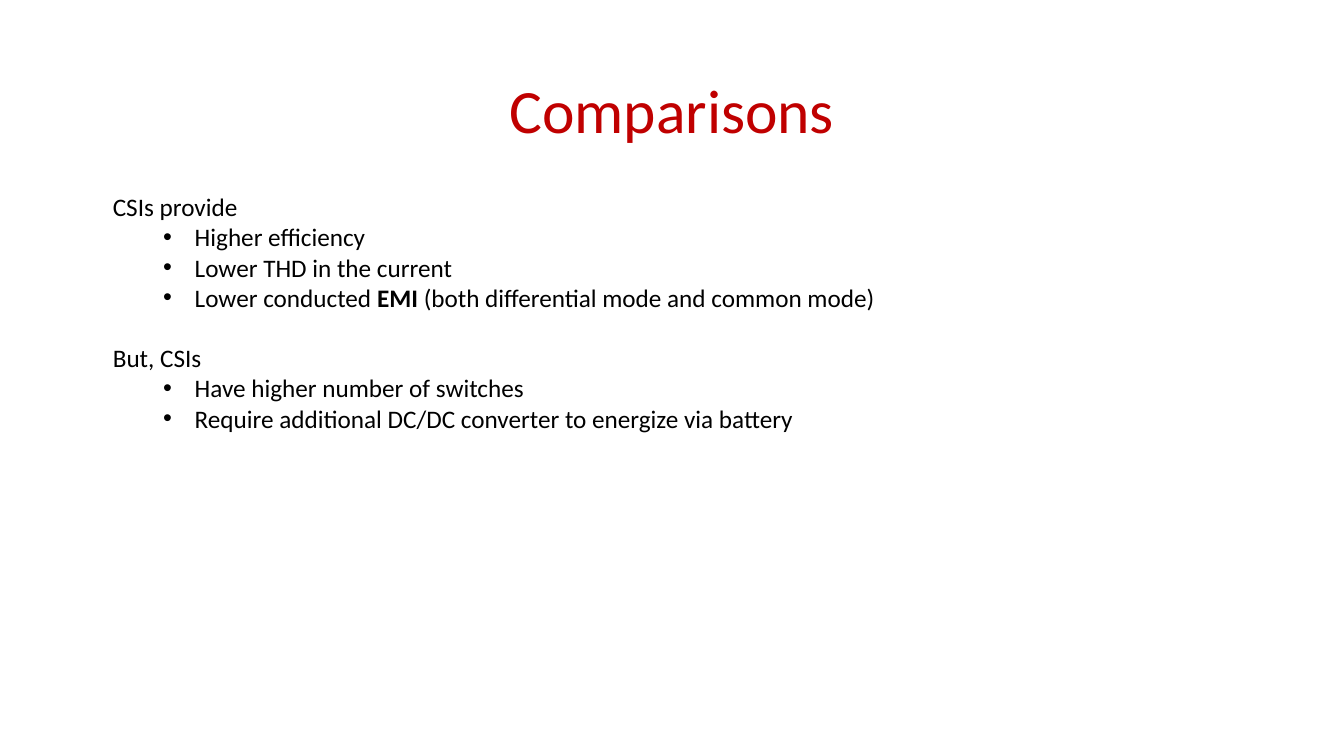
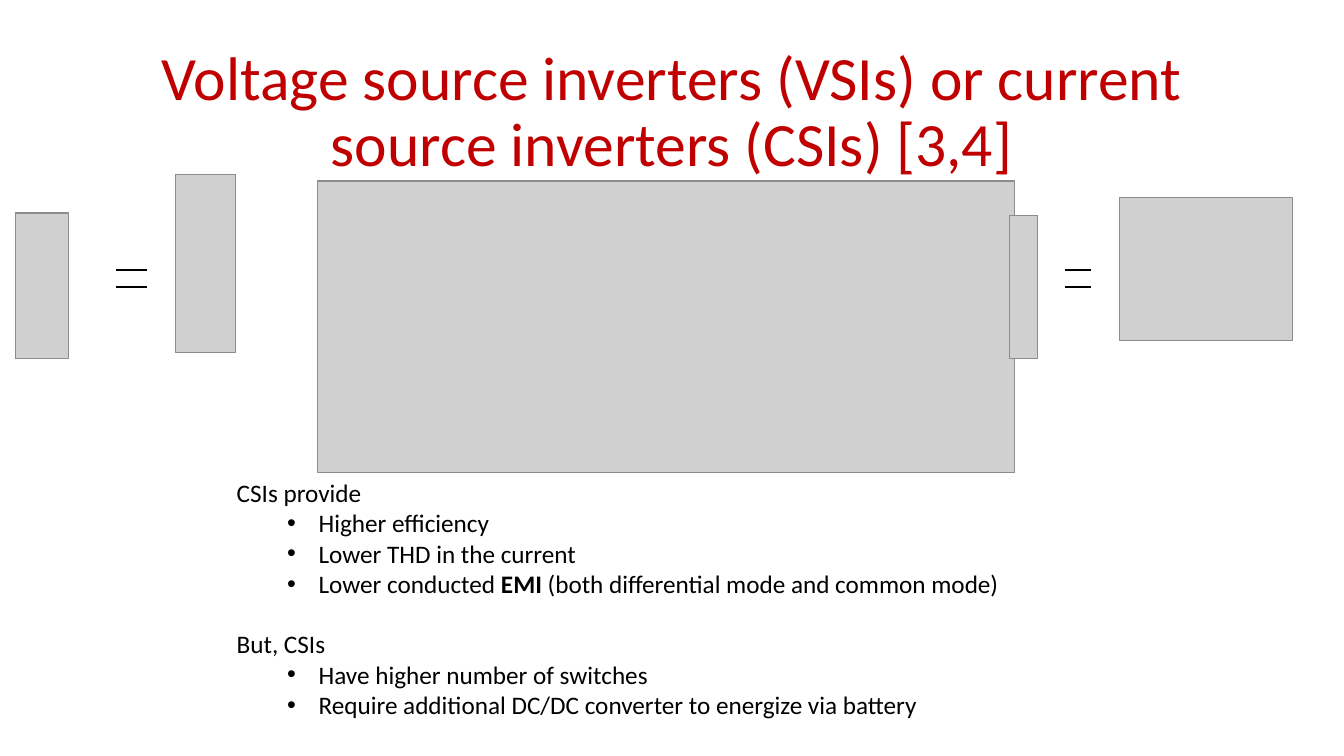
Before and after one commit to EnesAyaz/KTH, a slide deck: slide 5 of Weekly-Reports/InverterDesignConsideration.pptx. Drawn at 1344x756 pixels with LibreOffice and Linux fonts; fonts in the diff are those of the drawing; grey boxes stand for pictures. Boxes give left, top, right and bottom in pixels: in the first picture for what was removed or moved away, otherwise in the second. Text is boxed around its words. In the diff, an @@ line names an element or a change of style, - is before the commit and + after.

```diff
--- a/Weekly-Reports/InverterDesignConsideration.pptx
+++ b/Weekly-Reports/InverterDesignConsideration.pptx
@@ title at (161, 55, 1181, 181): text changed @@
-Comparisons
+Voltage source inverters (VSIs) or current source inverters (CSIs) [3,4]
@@ picture added at (175, 174, 236, 352) @@
@@ picture added at (318, 181, 1014, 473) @@
@@ picture added at (1119, 198, 1293, 341) @@
@@ picture added at (15, 213, 69, 358) @@
@@ picture added at (1009, 216, 1037, 359) @@
@@ line added from (116, 269) to (147, 269), #000000 1.5 pt @@
@@ line added from (1066, 269) to (1092, 269), #000000 1.5 pt @@
@@ line added from (116, 287) to (147, 287), #000000 1.5 pt @@
@@ line added from (1066, 287) to (1092, 287), #000000 1.5 pt @@
@@ text "CSIs provide": place and size @@
-text "CSIs provide" at (113, 198, 874, 433)
+text "CSIs provide" at (237, 484, 998, 719)
```
Also in this commit, not shown: 5 other slides changed, 2 slides added, 1 slide removed, 1 other file.
